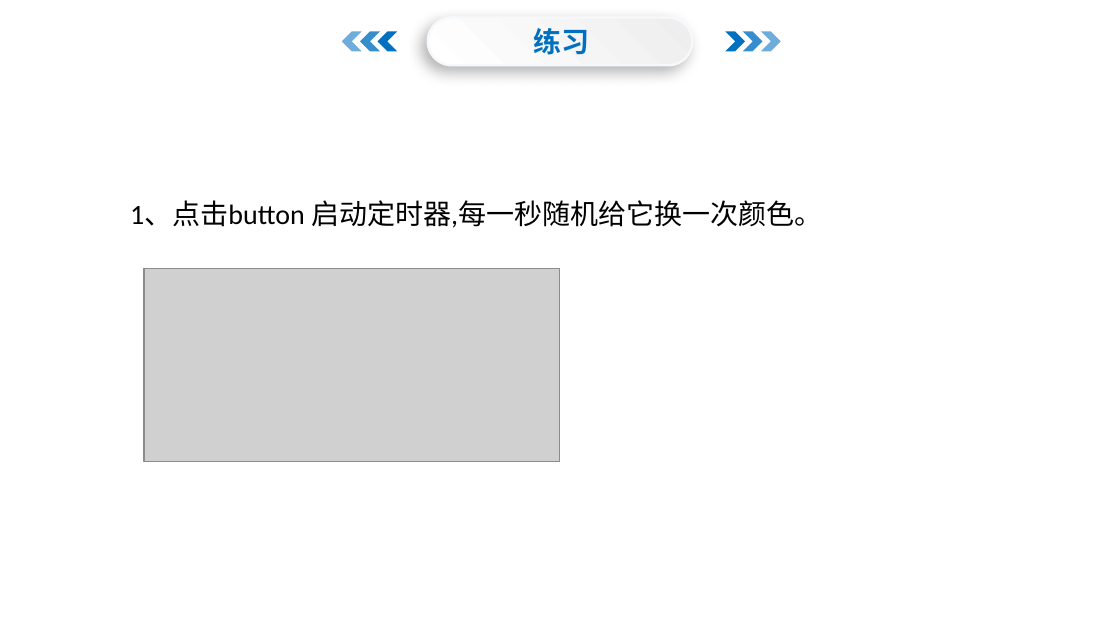
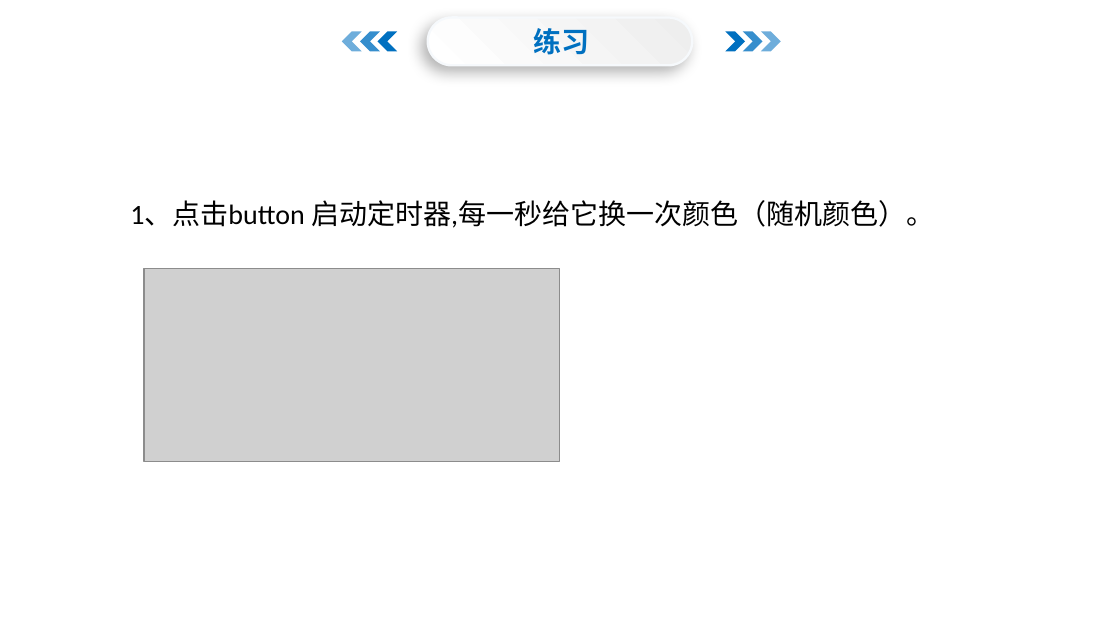
Before and after one commit to menglaoda/webA4, a slide deck: slide 6 of PPT/JS/10JavaScript Math对象.pptx. Drawn at 1120x630 pixels with LibreOffice and Linux fonts; fonts in the diff are those of the drawing; grey boxes stand for pictures; background and template pictures are left out. Boxes give left, top, right and bottom in pixels: in the first picture for what was removed or moved away, otherwise in the second. Text is boxed around its words. In the diff, an @@ line names an element or a change of style, - is before the commit and + after.

```diff
--- a/PPT/JS/10JavaScript Math对象.pptx
+++ b/PPT/JS/10JavaScript Math对象.pptx
@@ text at [130, 200, 934, 228]: text changed @@
-1、点击button 启动定时器,每一秒随机给它换一次颜色。
+1、点击button 启动定时器,每一秒给它换一次颜色（随机颜色）。
```
Also in this commit, not shown: 4 other files.
